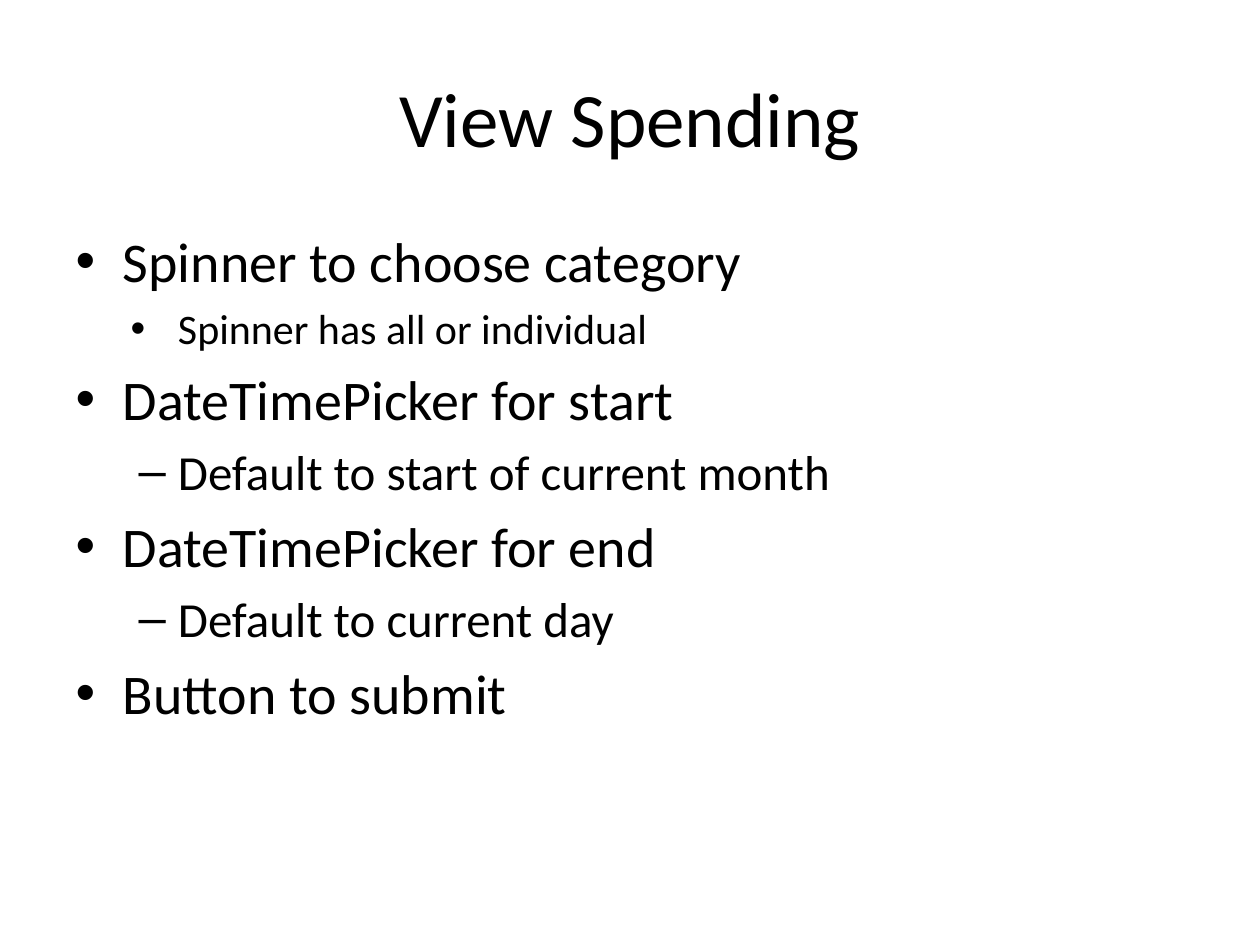
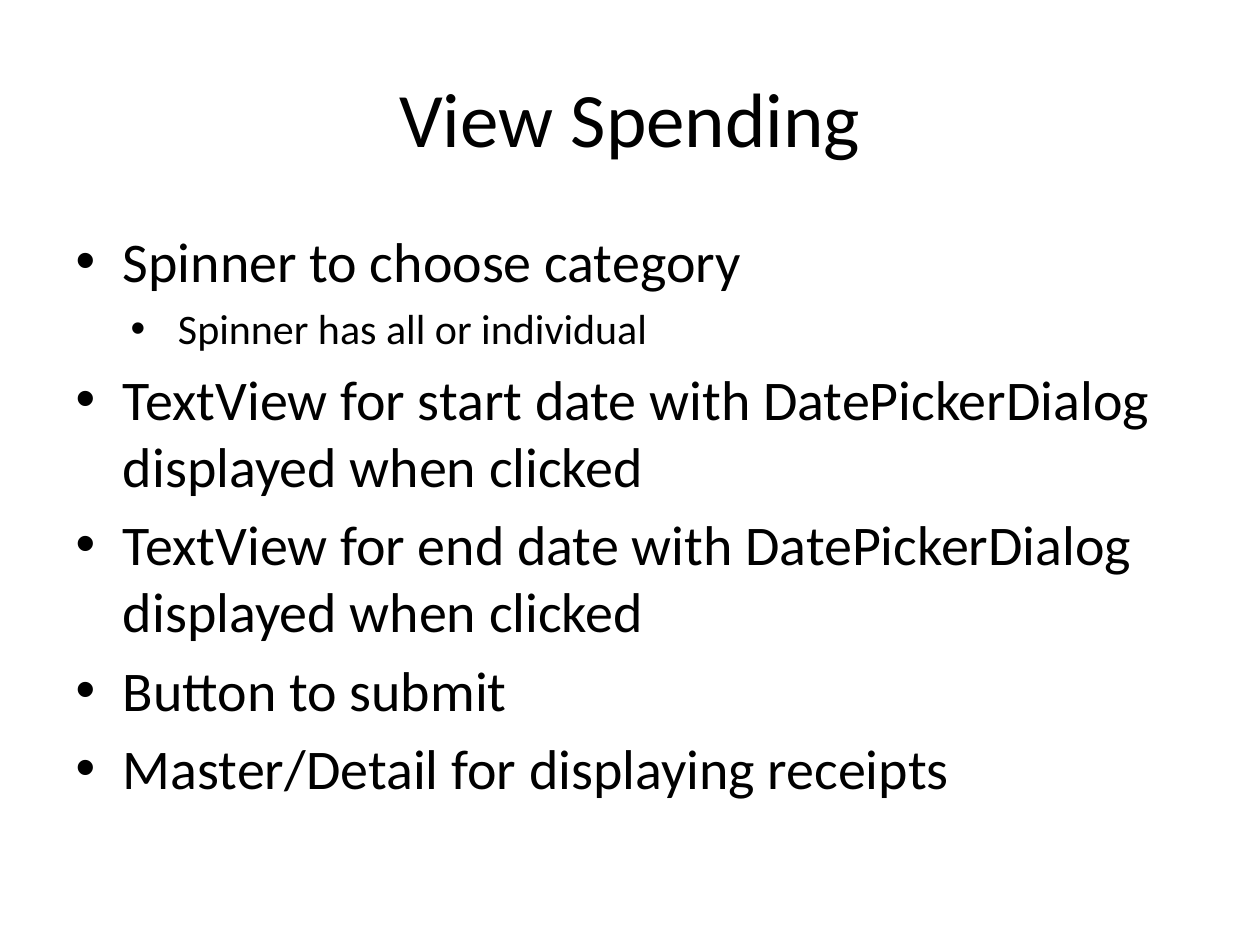
Before and after one commit to KodeFu/cis651project, a slide deck: slide 9 of ProjectLayouts.pptx. Drawn at 1260x945 pixels with LibreOffice and Linux fonts; fonts in the diff are those of the drawing. Boxes give left, top, right and bottom in pixels: in the first picture for what was removed or moved away, otherwise in the second. Text is boxed around its words. In the diff, an @@ line names an element or a change of style, - is before the commit and + after.

Commit message:
Added master/detail for expenses. Added expense date and description for expenses. Added ScrollView for register activity/profile activity/submit receipt activity/detail fragment. Removed unused imports.

```diff
--- a/ProjectLayouts.pptx
+++ b/ProjectLayouts.pptx
@@ text at [123,381,1149,641]: text changed; size 28 to 32 pt @@
-• DateTimePicker for start
-  – Default to start of current month
-• DateTimePicker for end
-  – Default to current day
+• TextView for start date with DatePickerDialog displayed when clicked
+• TextView for end date with DatePickerDialog displayed when clicked
@@ text at [123,750,949,799]: paragraph added @@
+• Master/Detail for displaying receipts
```
Also in this commit, not shown: 2 other slides changed, 2 slides removed, 22 other files.
